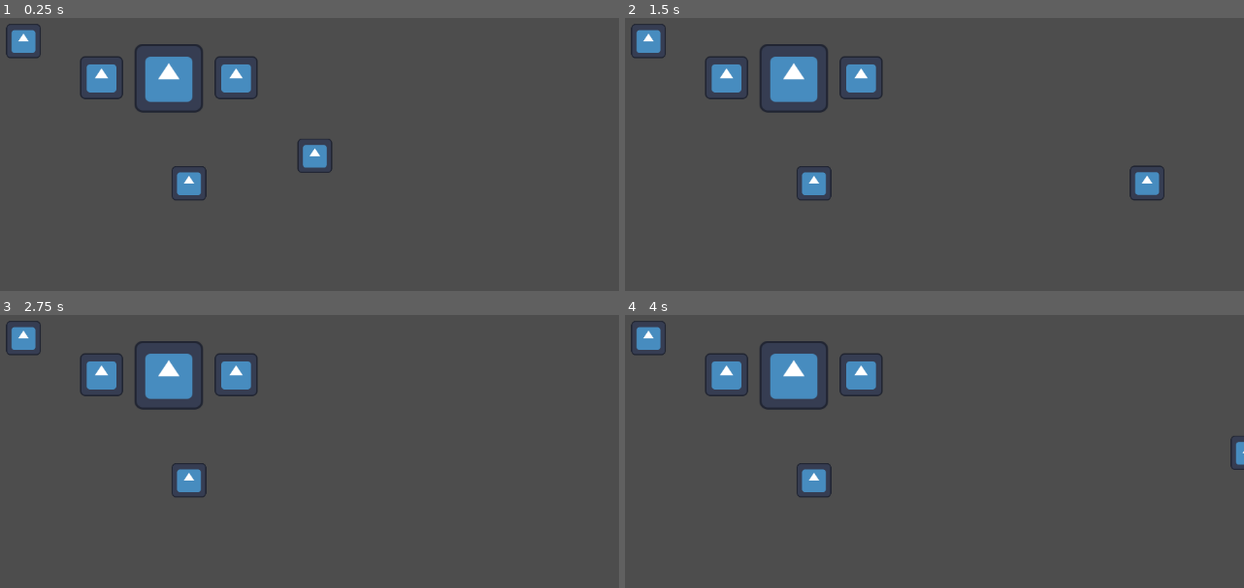
Above: before the commit, frames 1-4 (two rows, left to right).
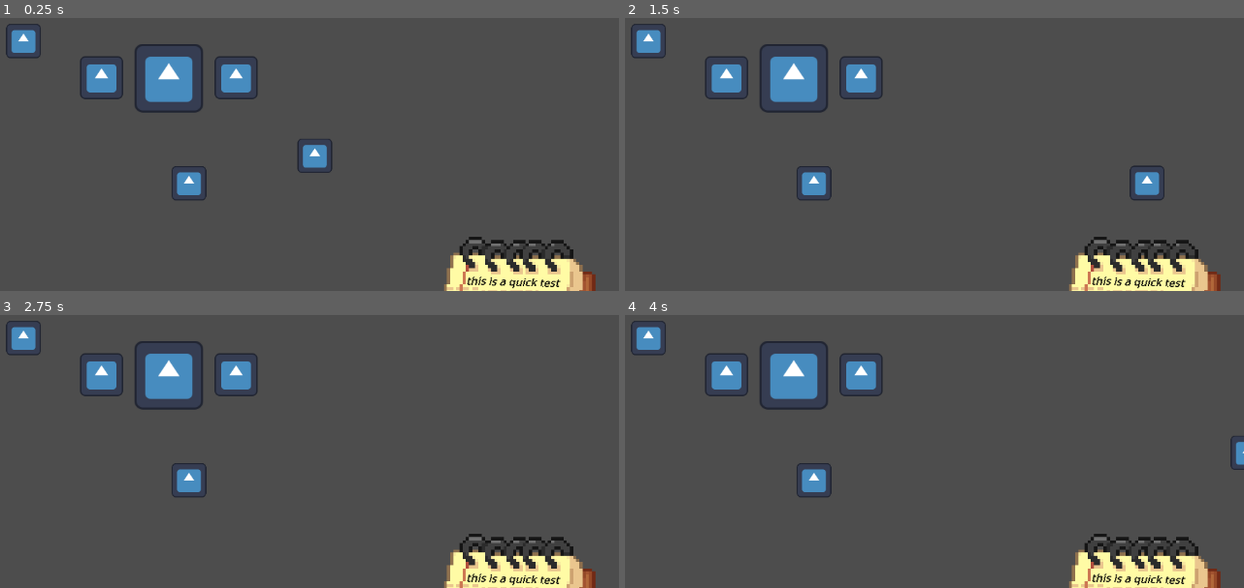
Above: after the commit, the same moments.

Repository: SeyiTsa/TSA-Restaurant-Game
Game: Godot game, scene res://scenes/main.tscn
Same seed, same stepped clock (60 frames per second), same inputs: the game is played once before the commit and once after it. The engine's default icon, where the game draws it, is replaced by a stand-in: a white triangle on a blue panel in a dark square.
Inputs (mouse positions are in pixels of both pictures, inside the frame that each line leads up to):
- Up to frame 1 (0.25 s): no input
- Up to frame 2 (1.5 s): tap Enter (ui_accept) at 0.5, 0.77 s; move the mouse to (1027, 50) at 0.52 s; hold D (right) 0.53-1.28 s; hold Right mouse button (sprint) 0.53-1.28 s; move the mouse to (699, 94) at 1.27 s; hold S (down) from 1.28 s (still down); right-click (699, 94) at 1.35 s
- Up to frame 3 (2.75 s): tap Enter (ui_accept) at 1.52 s; move the mouse to (outside the picture) at 2.02 s; release S (down) at 2.03 s; hold D (right) from 2.03 s (still down); hold Right mouse button (sprint) from 2.03 s (still down)
- Up to frame 4 (4 s): tap Enter (ui_accept) at 2.75, 3.02, 3.5, 3.77 s; move the mouse to (816, 456) at 2.77 s; release D (right) at 2.78 s; release Right mouse button (sprint) at 2.78 s; hold Up (up) 2.78-3.53 s; right-click (816, 456) at 2.85 s; move the mouse to (1089, 435) at 3.52 s; hold A (left) from 3.53 s (still down); hold Right mouse button (sprint) from 3.53 s (still down)

The runs differ from the first frame. In frame 1, 3.4% of the frame differs, in the area x 71-97%, y 80-100%; in frame 2, 3.4%; in frame 3, 3.4%; in frame 4, 3.4%.

Commit message:
Added a notepad

Diff:
--- a/scenes/main.tscn
+++ b/scenes/main.tscn
@@ -1,13 +1,74 @@
-[gd_scene load_steps=5 format=3 uid="uid://by2w026v1l3q"]
+[gd_scene load_steps=12 format=3 uid="uid://by2w026v1l3q"]
 
 [ext_resource type="PackedScene" uid="uid://cd8vbm5in07ms" path="res://scenes/player.tscn" id="1_yvnu5"]
 [ext_resource type="PackedScene" uid="uid://cm34nodey2fao" path="res://scenes/table.tscn" id="2_n4xf2"]
 [ext_resource type="PackedScene" uid="uid://iww63bcg0wbq" path="res://scenes/customer.tscn" id="3_2wf3l"]
+[ext_resource type="Texture2D" uid="uid://d4l76sk03ut4f" path="res://art/notepad_ui.png" id="4_msgmk"]
+[ext_resource type="Script" path="res://scripts/notepad.gd" id="5_2a2ov"]
 
 [sub_resource type="NavigationPolygon" id="NavigationPolygon_3spg2"]
 vertices = PackedVector2Array(288, 162, 0, 162, 0, 0, 288, 0)
 polygons = Array[PackedInt32Array]([PackedInt32Array(0, 1, 2, 3)])
 outlines = Array[PackedVector2Array]([PackedVector2Array(298, -10, -10, -10, -10, 172, 298, 172)])
+
+[sub_resource type="StyleBoxTexture" id="StyleBoxTexture_q065k"]
+texture = ExtResource("4_msgmk")
+
+[sub_resource type="Animation" id="Animation_c1abs"]
+resource_name = "pop up"
+length = 0.3
+step = 0.1
+tracks/0/type = "value"
+tracks/0/imported = false
+tracks/0/enabled = true
+tracks/0/path = NodePath(".:position")
+tracks/0/interp = 1
+tracks/0/loop_wrap = true
+tracks/0/keys = {
+"times": PackedFloat32Array(0, 0.3),
+"transitions": PackedFloat32Array(1.56, -1.56),
+"update": 0,
+"values": [Vector2(826, 525), Vector2(826, 348)]
+}
+
+[sub_resource type="Animation" id="Animation_y7psn"]
+length = 0.001
+tracks/0/type = "value"
+tracks/0/imported = false
+tracks/0/enabled = true
+tracks/0/path = NodePath(".:position")
+tracks/0/interp = 1
+tracks/0/loop_wrap = true
+tracks/0/keys = {
+"times": PackedFloat32Array(0),
+"transitions": PackedFloat32Array(1),
+"update": 0,
+"values": [Vector2(826, 525)]
+}
+
+[sub_resource type="Animation" id="Animation_pjkop"]
+resource_name = "down"
+length = 0.3
+step = 0.1
+tracks/0/type = "value"
+tracks/0/imported = false
+tracks/0/enabled = true
+tracks/0/path = NodePath(".:position")
+tracks/0/interp = 1
+tracks/0/loop_wrap = true
+tracks/0/keys = {
+"times": PackedFloat32Array(0, 0.3),
+"transitions": PackedFloat32Array(1, 1.56),
+"update": 0,
+"values": [Vector2(826, 348), Vector2(826, 525)]
+}
+
+[sub_resource type="AnimationLibrary" id="AnimationLibrary_yfagk"]
+_data = {
+"RESET": SubResource("Animation_y7psn"),
+"down": SubResource("Animation_pjkop"),
+"pop up": SubResource("Animation_c1abs")
+}
 
 [node name="Main" type="Node2D"]
 y_sort_enabled = true
@@ -28,3 +89,81 @@
 
 [node name="Customer2" parent="." instance=ExtResource("3_2wf3l")]
 position = Vector2(66.75, 75.25)
+
+[node name="CanvasLayer" type="CanvasLayer" parent="."]
+
+[node name="Control" type="Control" parent="CanvasLayer"]
+layout_mode = 3
+anchors_preset = 0
+offset_right = 40.0
+offset_bottom = 40.0
+
+[node name="Notepad" type="PanelContainer" parent="CanvasLayer/Control"]
+texture_filter = 1
+layout_mode = 0
+offset_left = 826.0
+offset_top = 525.0
+offset_right = 1126.0
+offset_bottom = 825.0
+theme_override_styles/panel = SubResource("StyleBoxTexture_q065k")
+script = ExtResource("5_2a2ov")
+
+[node name="Order 1" type="Node2D" parent="CanvasLayer/Control/Notepad"]
+position = Vector2(103, 96)
+rotation = 0.0261799
+skew = 0.200713
+
+[node name="Label" type="Label" parent="CanvasLayer/Control/Notepad/Order 1"]
+texture_filter = 1
+offset_right = 300.0
+offset_bottom = 23.0
+theme_override_colors/font_color = Color(0, 0, 0, 1)
+text = "this is a quick test
+"
+
+[node name="Order 2" type="Node2D" parent="CanvasLayer/Control/Notepad"]
+position = Vector2(96.0001, 143)
+rotation = 0.0261799
+skew = 0.200713
+
+[node name="Label" type="Label" parent="CanvasLayer/Control/Notepad/Order 2"]
+texture_filter = 1
+offset_right = 300.0
+offset_bottom = 23.0
+theme_override_colors/font_color = Color(0, 0, 0, 1)
+text = "this is a quick test
+"
+
+[node name="Order 3" type="Node2D" parent="CanvasLayer/Control/Notepad"]
+position = Vector2(93.0001, 196)
+rotation = 0.0261799
+skew = 0.200713
+
+[node name="Label" type="Label" parent="CanvasLayer/Control/Notepad/Order 3"]
+texture_filter = 1
+offset_right = 300.0
+offset_bottom = 23.0
+theme_override_colors/font_color = Color(0, 0, 0, 1)
+text = "this is a quick test
+"
+
+[node name="Order 4" type="Node2D" parent="CanvasLayer/Control/Notepad"]
+position = Vector2(83.0001, 257)
+rotation = 0.0261799
+skew = 0.200713
+
+[node name="Label" type="Label" parent="CanvasLayer/Control/Notepad/Order 4"]
+texture_filter = 1
+offset_right = 300.0
+offset_bottom = 23.0
+theme_override_colors/font_color = Color(0, 0, 0, 1)
+text = "this is a quick test
+"
+
+[node name="AnimationPlayer" type="AnimationPlayer" parent="CanvasLayer/Control/Notepad"]
+libraries = {
+"": SubResource("AnimationLibrary_yfagk")
+}
+
+[connection signal="mouse_entered" from="CanvasLayer/Control/Notepad" to="CanvasLayer/Control/Notepad" method="_on_mouse_entered"]
+[connection signal="mouse_exited" from="CanvasLayer/Control/Notepad" to="CanvasLayer/Control/Notepad" method="_on_mouse_exited"]
--- /dev/null
+++ b/scripts/notepad.gd
@@ -0,0 +1,16 @@
+extends PanelContainer
+
+var state : String
+@onready var anim: AnimationPlayer = $AnimationPlayer
+
+func _on_mouse_entered() -> void:
+	if state != "Up":
+		anim.play("pop up")
+		state = "Up"
+
+
+
+func _on_mouse_exited() -> void:
+	if state != "Down":
+		anim.play("down")
+		state = "Down"
Binary file added: art/notepad_ui.png
Not shown, added: art/notepad_ui.png.import
